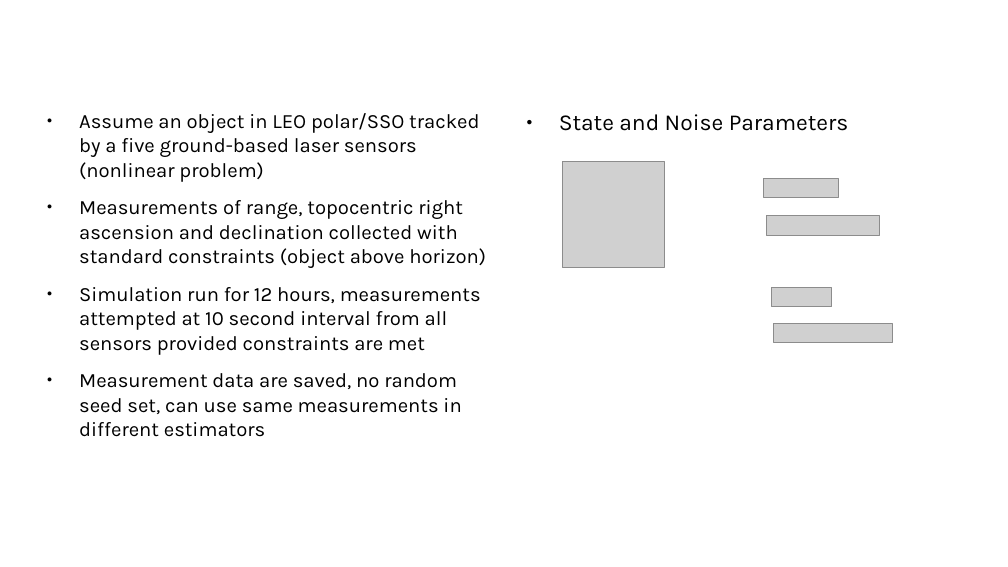
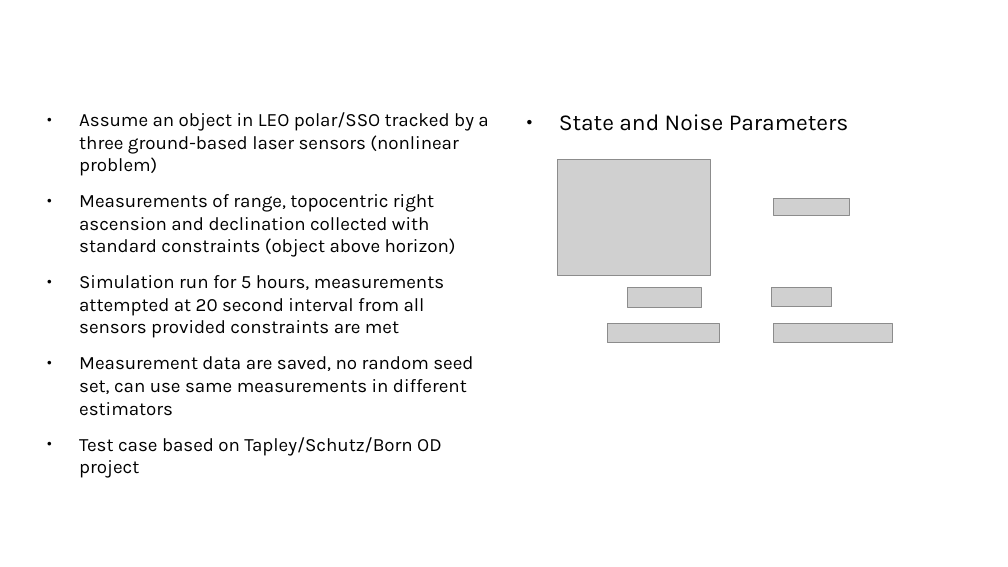
Before and after one commit to gehly/metis, a slide deck: slide 21 of doc/dynamics_and_estimation.odp (slide 19 before the commit). Drawn at 1008x567 pixels with LibreOffice and Linux fonts; fonts in the diff are those of the drawing; grey boxes stand for pictures; background and template pictures are left out. Boxes give left, top, right and bottom in pixels: in the first picture for what was removed or moved away, otherwise in the second. Text is boxed around its words. In the diff, an @@ line names an element or a change of style, - is before the commit and + after.

```diff
--- a/doc/dynamics_and_estimation.odp
+++ b/doc/dynamics_and_estimation.odp
@@ text at (79, 112, 488, 176): text changed; size 16 to 14.8 pt @@
-● Assume an object in LEO polar/SSO tracked by a five ground-based laser sensors (nonlinear problem)
+● Assume an object in LEO polar/SSO tracked by a three ground-based laser sensors (nonlinear problem)
@@ picture: place and size @@
-picture at (563, 162, 665, 267)
+picture at (558, 160, 711, 276)
@@ text at (79, 194, 473, 416): size 16 to 14.8 pt in "Measurements of range, topocentric right ascension and ...", "Measurement data are saved, no random seed ..." @@
@@ picture: place and size @@
-picture at (764, 179, 838, 198)
+picture at (774, 198, 849, 216)
@@ text at (79, 275, 444, 338): text changed; size 16 to 14.8 pt @@
-● Simulation run for 12 hours, measurements attempted at 10 second interval from all sensors provided constraints are met
+● Simulation run for 5 hours, measurements attempted at 20 second interval from all sensors provided constraints are met
@@ picture: place and size @@
-picture at (767, 216, 880, 235)
+picture at (627, 288, 702, 307)
@@ picture added at (607, 324, 720, 343) @@
@@ title at (79, 437, 412, 456): text changed @@
-Test Case – TwoBody LEO Setup
+Test Case – TwoBody LEO (Born) Setup
@@ text at (79, 437, 442, 478): paragraph added @@
+● Test case based on Tapley/Schutz/Born OD project
```
Also in this commit, not shown: 4 other slides changed, 5 slides added, 16 other files.
